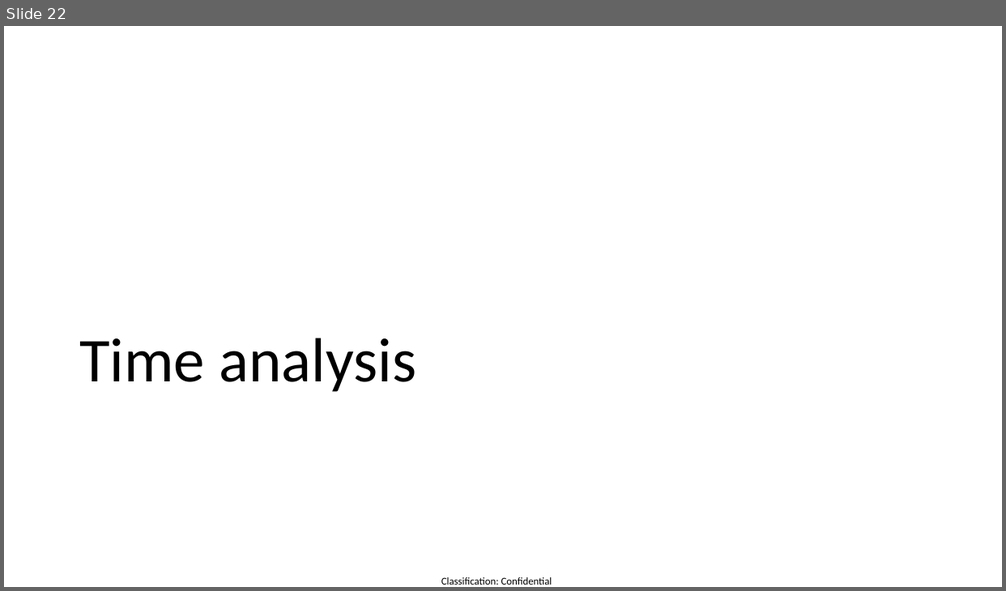
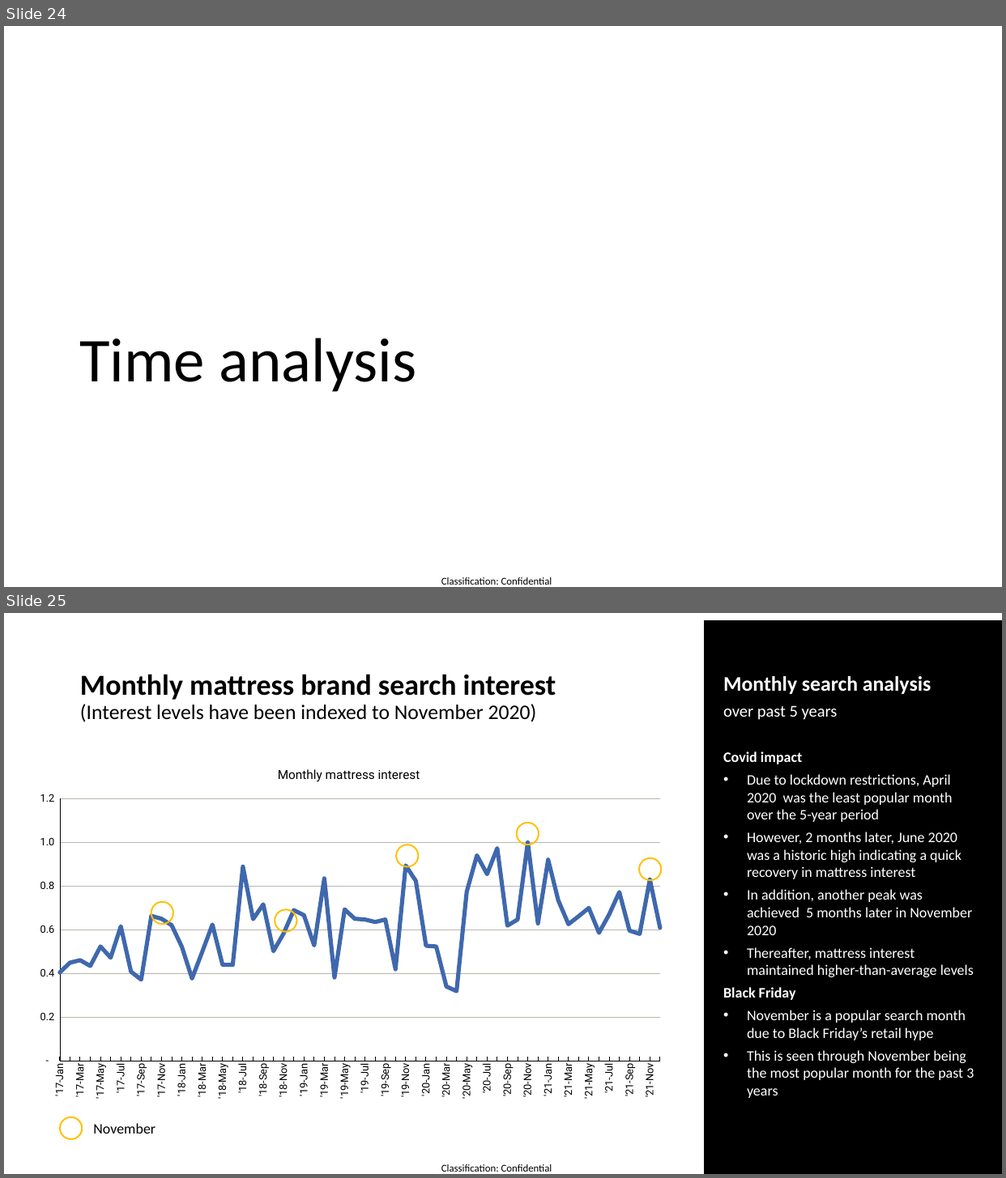
Before and after one commit to twdobson/mattress-trends, a slide deck: bravo_preso.pptx. Shown one above the other, each under a label of ours: slide 22 before the commit, slides 24 and 25 after it. The pictures are 1006x591 and 1006x1178 pixels, drawn with LibreOffice and Linux fonts; fonts in the diff are those of the drawing. Boxes give left, top, right and bottom in pixels: in the first picture for what was removed or moved away, otherwise in the second. Text is boxed around its words. In the diff, an @@ line names an element or a change of style, - is before the commit and + after.

Commit message:
setup mattress trends repo

```diff
--- a/bravo_preso.pptx
+++ b/bravo_preso.pptx
@@ slide 25 added at [4,613,1002,1174], background #FFFFFF; not listed: 1 template element that a slide beside it also shows @@
@@ rectangle added at [705,621,1002,1174], fill #000000, outline #000000 1 pt @@
@@ title added at [80,674,556,722], 20 pt, text #000000 @@
+Monthly mattress brand search interest
+(Interest levels have been indexed to November 2020)
@@ text added at [723,676,974,1098], 14 pt, text #FFFFFF @@
+Monthly search analysis
+over past 5 years
+Covid impact
+• Due to lockdown restrictions, April 2020 was the least popular month over the 5-year period
+• However, 2 months later, June 2020 was a historic high indicating a quick recovery in mattress interest
+• In addition, another peak was achieved 5 months later in November 2020
+• Thereafter, mattress interest maintained higher-than-average levels
+Black Friday
+• November is a popular search month due to Black Friday’s retail hype
+• This is seen through November being the most popular month for the past 3 years
@@ line chart added at [25,752,673,1105] @@
+title "Monthly mattress interest "
+categories: '17-Jan, '17-Feb, '17-Mar, '17-Apr, '17-May, '17-Jun, '17-Jul, '17-Aug, '17-Sep, '17-Oct, '17-Nov, '17-Dec, '18-Jan, '18-Feb, '18-Mar, '18-Apr, '18-May, '18-Jun, '18-Jul, '18-Aug, '18-Sep, '18-Oct, '18-Nov, '18-Dec, '19-Jan, '19-Feb, '19-Mar, '19-Apr, '19-May, '19-Jun, '19-Jul, '19-Aug, '19-Sep, '19-Oct, '19-Nov, '19-Dec, '20-Jan, '20-Feb, '20-Mar, '20-Apr, '20-May, '20-Jun, '20-Jul, '20-Aug, '20-Sep, '20-Oct, '20-Nov, '20-Dec, '21-Jan, '21-Feb, '21-Mar, '21-Apr, '21-May, '21-Jun, '21-Jul, '21-Aug, '21-Sep, '21-Oct, '21-Nov, '21-Dec
+Series 1: 0.4, 0.45, 0.46, 0.43, 0.52, 0.47, 0.62, 0.41, 0.37, 0.66, 0.65, 0.62, 0.52, 0.38, 0.5, 0.62, 0.44, 0.44, 0.89, 0.65, 0.72, 0.5, 0.58, 0.69, 0.67, 0.53, 0.83, 0.38, 0.69, 0.65, 0.65, 0.64, 0.65, 0.42, 0.89, 0.82, 0.53, 0.52, 0.34, 0.32, 0.77, 0.94, 0.85, 0.97, 0.62, 0.65, 1, 0.63, 0.92, 0.73, 0.63, 0.66, 0.7, 0.59, 0.67, 0.77, 0.6, 0.58, 0.83, 0.61
@@ ellipse added at [517,823,539,845], outline #FFC000 1.5 pt @@
@@ ellipse added at [396,845,419,867], outline #FFC000 1.5 pt @@
@@ ellipse added at [640,858,662,881], outline #FFC000 1.5 pt @@
@@ ellipse added at [151,902,174,924], outline #FFC000 1.5 pt @@
@@ ellipse added at [275,909,297,932], outline #FFC000 1.5 pt @@
@@ ellipse added at [60,1118,83,1140], outline #FFC000 1.5 pt @@
@@ text added at [93,1123,155,1134], 14 pt, text #000000 @@
+November
@@ what was slide 22 is now slide 24 @@
```
Also in this commit, not shown: 5 slides changed, 13 other slides added, 1 slide removed, 6 other files.
